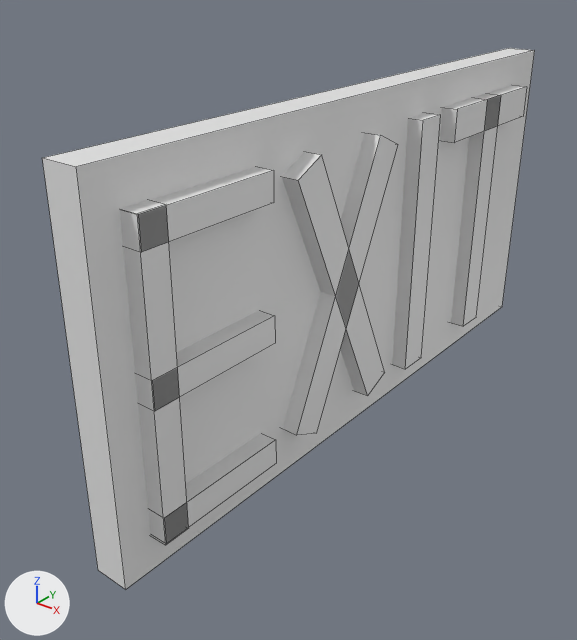
Two versions of the Blender file CSS 451 workspace/Assets/Models/exitsign.blend, one commit apart.
Rendered twice from a 50 mm lens placed at (2.45, -3.72, 1.75), pointed at (-0.21, -0.4, -0.31). The lights are fixed; the arrows at lower left show +X, +Y and +Z. Mesh edges are drawn as thin lines.

Script lines for the objects in view, before the commit:
```python
me_cube_001 = bpy.data.meshes.new('Cube.001')
me_cube_001.from_pydata(...)  # a box spanning x -1.0..1.0, y -1.0..1.0, z -1.0..1.0
me_cube_005 = bpy.data.meshes.new('Cube.005')
me_cube_005.from_pydata(...)  # a box spanning x -1.0..1.0, y -20.3..1.1, z 0.6..1.0; a box spanning x -1.0..1.0, y -20.2..-18.2, z -1.0..1.0; a box spanning x -1.0..1.0, y -10.6..-8.6, z -1.0..1.0; a box spanning x -1.0..1.0, y -1.0..1.0, z -1.0..1.0
me_cube_006 = bpy.data.meshes.new('Cube.006')
me_cube_006.from_pydata(...)  # 16 vertices, 12 faces; spans x -1.0..1.0, y -7.0..7.0, z -1.0..1.0
me_cube_009 = bpy.data.meshes.new('Cube.009')
me_cube_009.from_pydata(...)  # a box spanning x -1.0..1.0, y -1.0..1.0, z -1.0..1.0
me_cube_010 = bpy.data.meshes.new('Cube.010')
me_cube_010.from_pydata(...)  # a box spanning x -1.0..1.0, y -5.0..5.0, z 0.75..1.0; a box spanning x -1.0..1.0, y -1.0..1.0, z -1.0..1.0
ob_back = bpy.data.objects.new('Back', me_cube_001)
ob_back.location = (0.0, 0.0, 0.0)
ob_back.scale = (0.1, 2.0, 1.0)
ob_e = bpy.data.objects.new('E', me_cube_005)
ob_e.location = (0.1, -1.42, 0.72)
ob_e.rotation_euler = (1.571, 0.0, 0.0)  # degrees (90, 0, 0)
ob_e.scale = (0.1, 0.075, 0.4)
ob_i = bpy.data.objects.new('I', me_cube_009)
ob_i.location = (0.1, 0.4, 0.0)
ob_i.scale = (0.1, 0.1, 0.8)
ob_t = bpy.data.objects.new('T', me_cube_010)
ob_t.location = (0.1, 1.2, 0.0)
ob_t.scale = (0.1, 0.1, 0.8)
ob_x = bpy.data.objects.new('X', me_cube_006)
ob_x.location = (0.1, -0.4, 0.0)
ob_x.rotation_euler = (-0.436, 0.0, 0.0)  # degrees (-25, 0, 0)
ob_x.scale = (0.1, 0.1, 0.83)
```
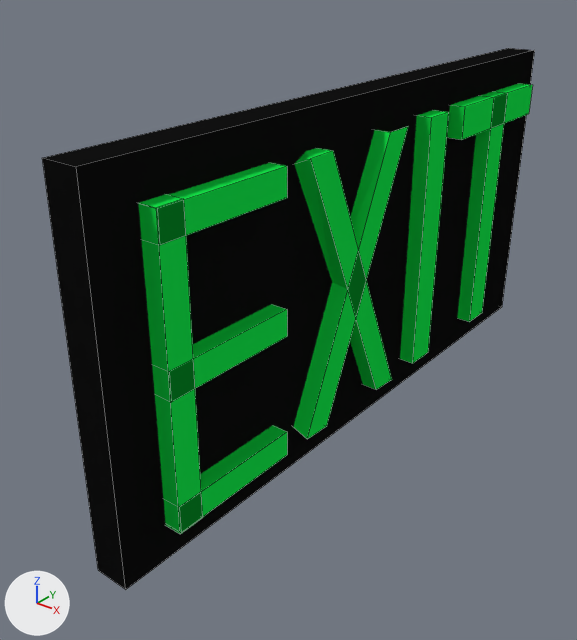
Pixel boxes (x1, y1, x2, y2) of what changed, in the pictures (577 x 640 px):
'Back', recoloured (grey to black): (42, 48, 535, 589) in both
'E', recoloured, moved (grey to green): before (119, 167, 276, 545); after (138, 163, 287, 534)
'X', recoloured, moved (grey to green): before (282, 133, 398, 435); after (294, 127, 408, 439)
'I', recoloured, moved (grey to green): before (392, 113, 441, 369); after (400, 110, 449, 363)
'T', recoloured, moved (grey to green): before (440, 85, 527, 326); after (447, 83, 533, 322)

Edits to the bpy script that builds the scene:
```text
Add mat_glowy_neon:
    mat_glowy_neon = diffuse_material('Glowy neon')
    mat_glowy_neon.base_color = (0.00799, 0.8, 0.0689)  # green #16e74a
Add mat_transy_plastic:
    mat_transy_plastic = diffuse_material('transy plastic')
    mat_transy_plastic.base_color = (0.00605, 0.00605, 0.00605)  # black #121212
Change me_cube_006:
    where me_cube_006.from_pydata(...)  # 16 vertices, 12 faces; spans x -1.0..1.0, y -7.0..7.0, z -1.0..1.0
    add me_cube_006.materials.append(mat_glowy_neon)  # green #16e74a
Change me_cube_001:
    where me_cube_001.from_pydata(...)  # 8 vertices, 6 faces; spans x -1.0..1.0, y -1.0..1.0, z -1.0..1.0
    add me_cube_001.materials.append(mat_transy_plastic)  # black #121212
Change me_cube_005:
    where me_cube_005.from_pydata(...)  # 32 vertices, 24 faces; spans x -1.0..1.0, y -20.3..1.1, z -1.0..1.0
    add me_cube_005.materials.append(mat_glowy_neon)  # green #16e74a
Change me_cube_009:
    where me_cube_009.from_pydata(...)  # 8 vertices, 6 faces; spans x -1.0..1.0, y -1.0..1.0, z -1.0..1.0
    add me_cube_009.materials.append(mat_glowy_neon)  # green #16e74a
Change me_cube_010:
    where me_cube_010.from_pydata(...)  # 16 vertices, 12 faces; spans x -1.0..1.0, y -5.0..5.0, z -1.0..1.0
    add me_cube_010.materials.append(mat_glowy_neon)  # green #16e74a
Change ob_x:
    ob_x.location: (0.1, -0.4, 0.0) -> (0.1, -0.304, 0.0)
Change ob_e:
    ob_e.location: (0.1, -1.42, 0.72) -> (0.1, -1.324, 0.72)
Change ob_i:
    ob_i.location: (0.1, 0.4, 0.0) -> (0.1, 0.496, 0.0)
Change ob_t:
    ob_t.location: (0.1, 1.2, 0.0) -> (0.1, 1.296, 0.0)
```
